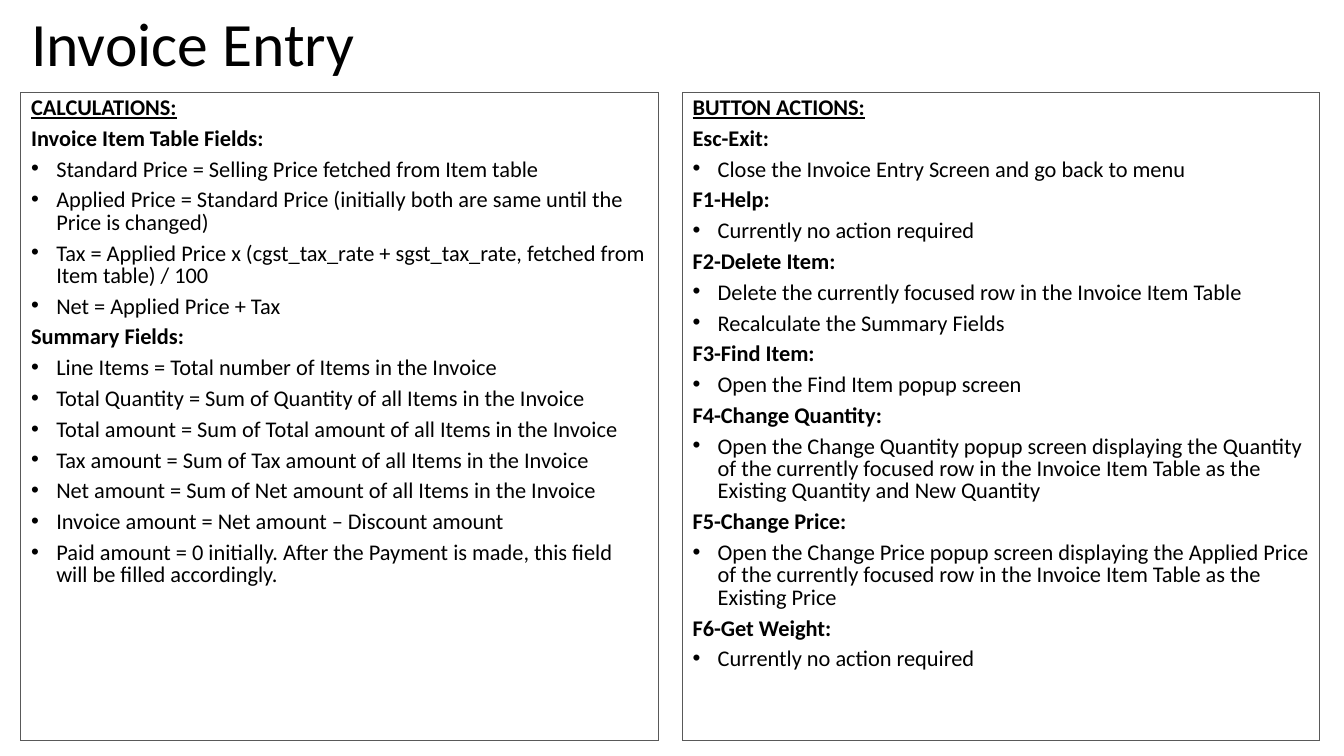
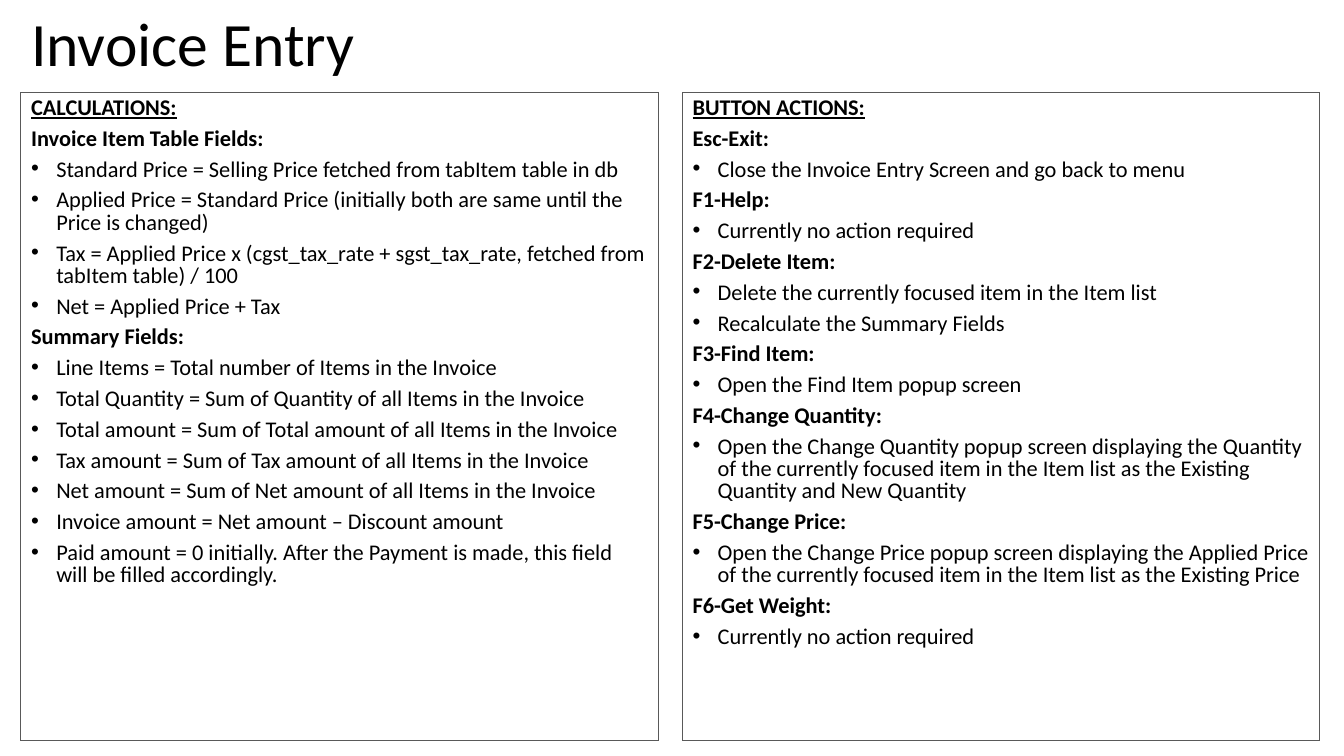
Before and after one commit to valignit/Documents, a slide deck: slide 21 of brief-specs.pptx. Drawn at 1344x756 pixels with LibreOffice and Linux fonts; fonts in the diff are those of the drawing. Boxes give left, top, right and bottom in pixels: in the first picture for what was removed or moved away, otherwise in the second. Text is boxed around its words. In the diff, an @@ line names an element or a change of style, - is before the commit and + after.

```diff
--- a/brief-specs.pptx
+++ b/brief-specs.pptx
@@ text at [56,161,618,181]: text changed @@
-• Standard Price = Selling Price fetched from Item table
+• Standard Price = Selling Price fetched from tabItem table in db
@@ text at [56,245,645,286]: text changed @@
-• Tax = Applied Price x (cgst_tax_rate + sgst_tax_rate, fetched from Item table) / 100
+• Tax = Applied Price x (cgst_tax_rate + sgst_tax_rate, fetched from tabItem table) / 100
@@ text in rectangle at [718,284,1157,304]: text changed @@
-• Delete the currently focused row in the Invoice Item Table
+• Delete the currently focused item in the Item list
@@ text in rectangle at [718,438,1302,502]: text changed @@
-• Open the Change Quantity popup screen displaying the Quantity of the currently focused row in the Invoice Item Table as the Existing Quantity and New Quantity
+• Open the Change Quantity popup screen displaying the Quantity of the currently focused item in the Item list as the Existing Quantity and New Quantity
@@ text in rectangle at [718,544,1308,586]: text changed @@
-• Open the Change Price popup screen displaying the Applied Price of the currently focused row in the Invoice Item Table as the Existing Price
+• Open the Change Price popup screen displaying the Applied Price of the currently focused item in the Item list as the Existing Price
```
Also in this commit, not shown: 17 other slides changed.
